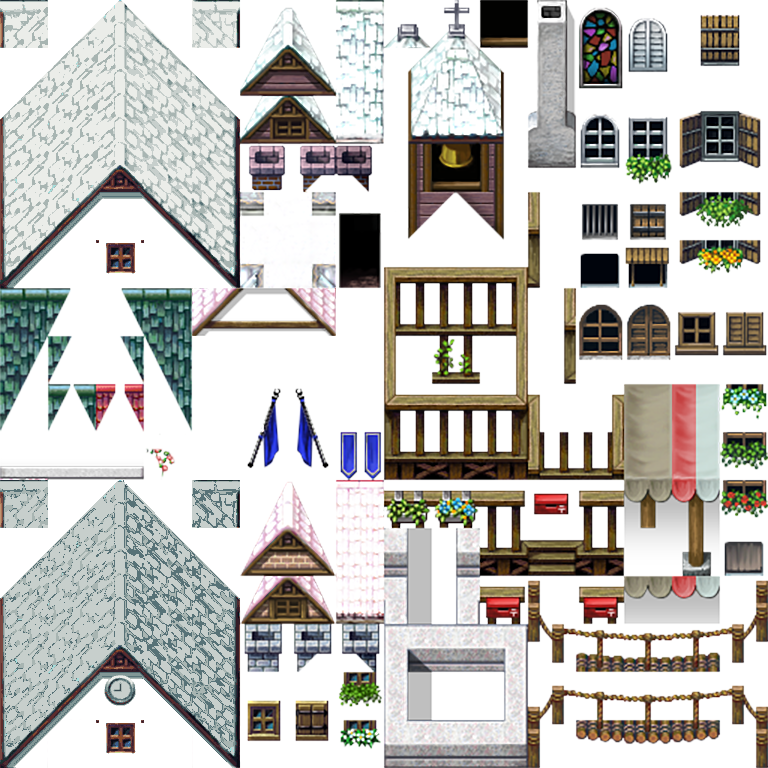
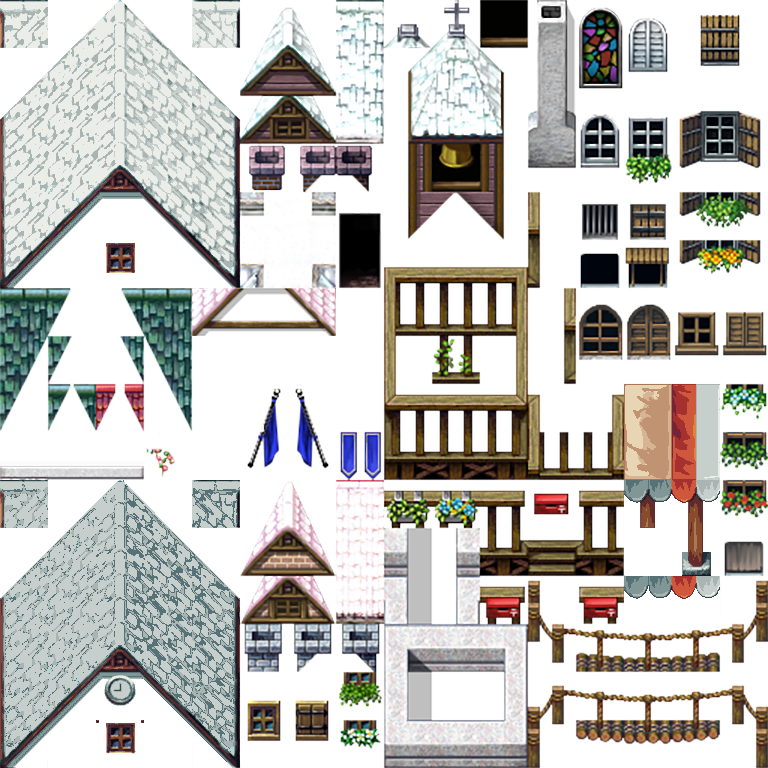
Layered file, before and after one edit (768 × 768). Changes by layer:
painted on "White Roof" over (96, 240, 144, 274)
added layer "Festival roof" above "Layer 1" over (624, 384, 720, 599)
painted on "Layer 1" over (624, 384, 720, 624)